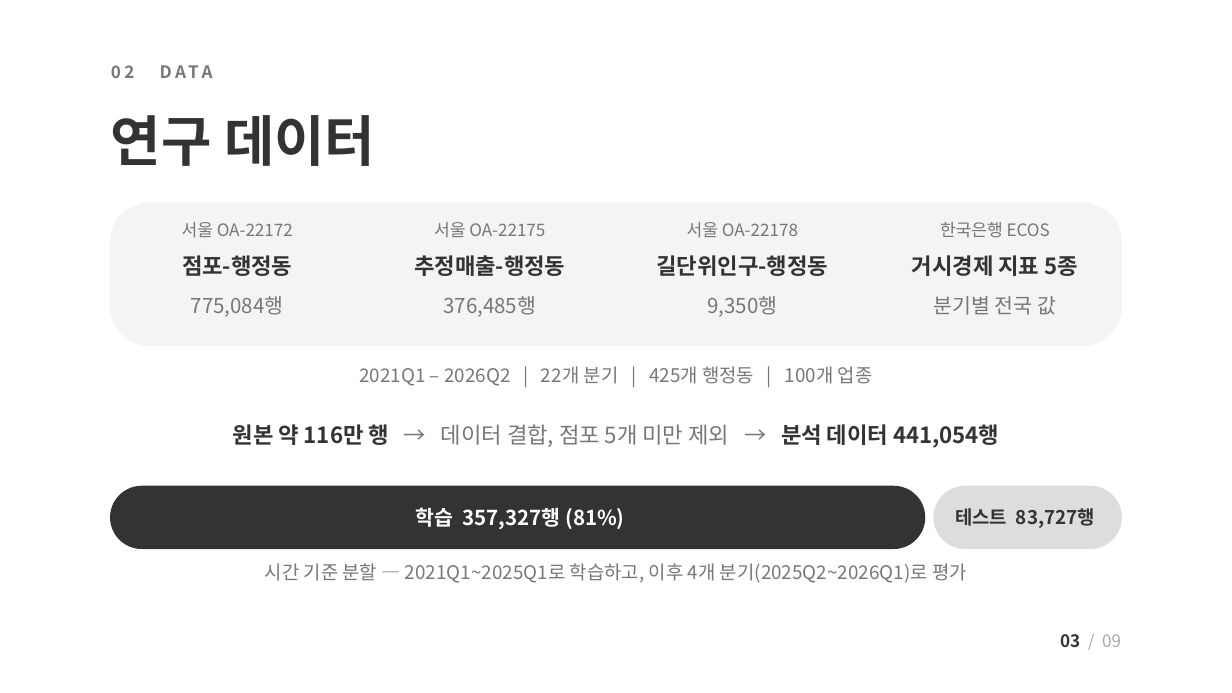
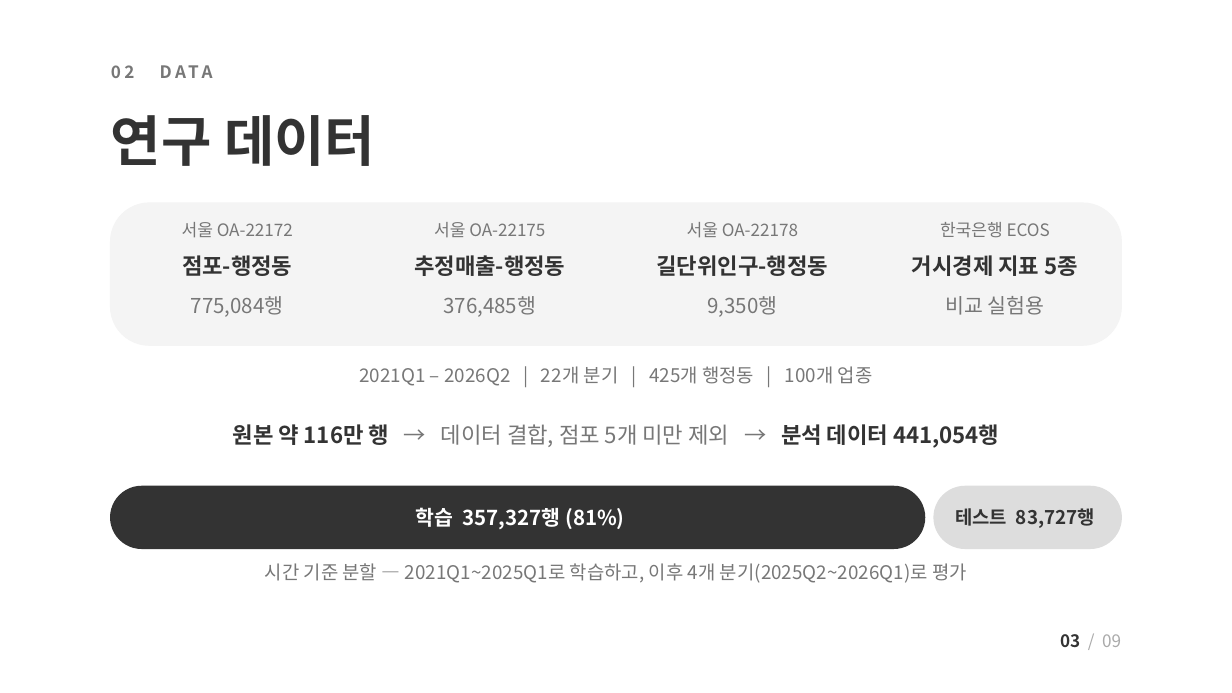
Before and after one commit to JungUihyun/biz-risk-predictor, a slide deck: slide 3 of docs/presentation/biz-risk-predictor_mid2_public.pptx. Drawn at 1232x693 pixels with LibreOffice and Linux fonts; fonts in the diff are those of the drawing. Boxes give left, top, right and bottom in pixels: in the first picture for what was removed or moved away, otherwise in the second. Text is boxed around its words. In the diff, an @@ line names an element or a change of style, - is before the commit and + after.

```diff
--- a/docs/presentation/biz-risk-predictor_mid2_public.pptx
+++ b/docs/presentation/biz-risk-predictor_mid2_public.pptx
@@ text at (x1=945, y1=296, x2=1045, y2=315): text changed @@
-분기별 전국 값
+비교 실험용
```
Also in this commit, not shown: 7 other slides changed, 11 other files.
